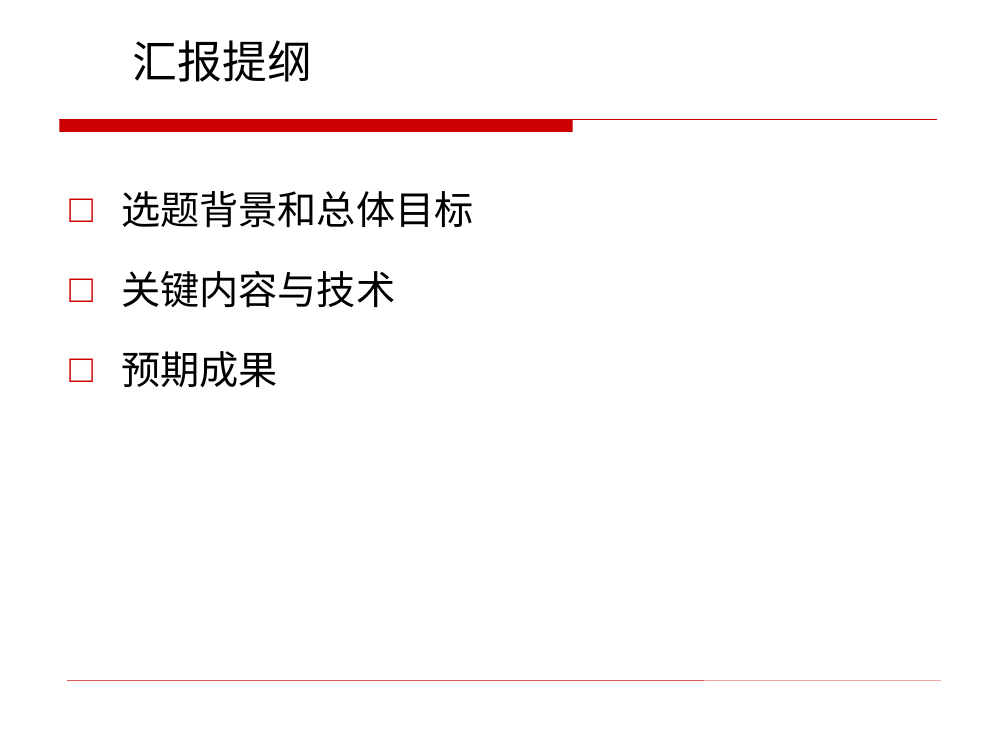
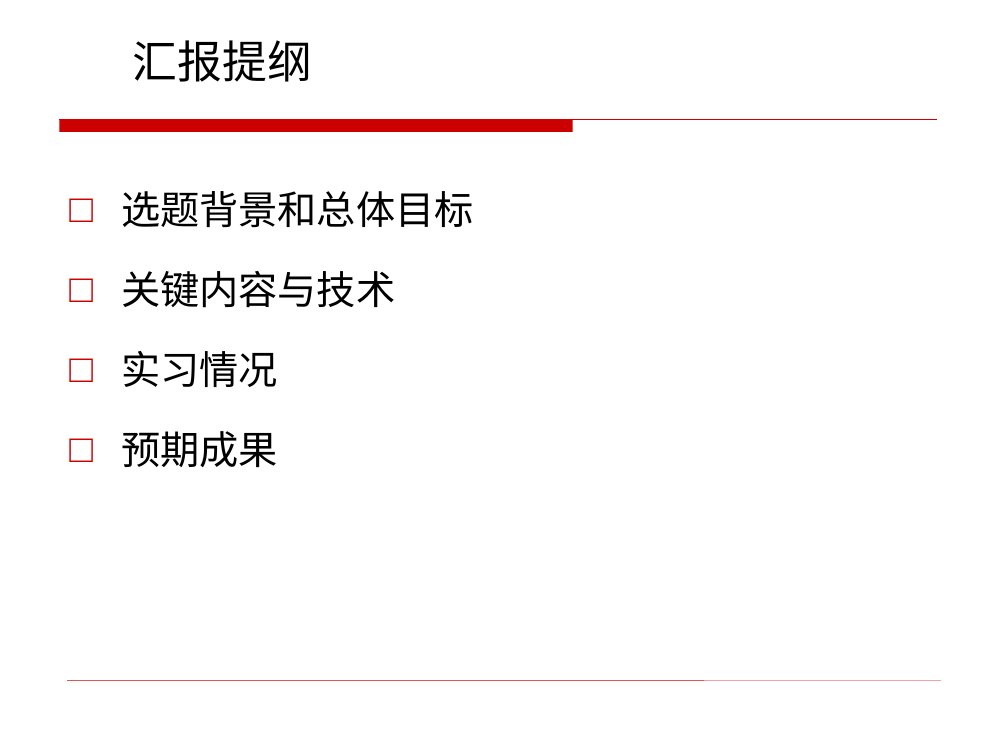
Before and after one commit to bensaku/ikun-home, a slide deck: slide 2 of 毕业设计/2021215239-王珂-软件学院本科毕业设计汇报检查PPT（第1次）.pptx. Drawn at 1008x756 pixels with LibreOffice and Linux fonts; fonts in the diff are those of the drawing; background and template pictures are left out. Boxes give left, top, right and bottom in pixels: in the first picture for what was removed or moved away, otherwise in the second. Text is boxed around its words. In the diff, an @@ line names an element or a change of style, - is before the commit and + after.

```diff
--- a/毕业设计/2021215239-王珂-软件学院本科毕业设计汇报检查PPT（第1次）.pptx
+++ b/毕业设计/2021215239-王珂-软件学院本科毕业设计汇报检查PPT（第1次）.pptx
@@ text at [121,351,278,387]: paragraph added @@
+□ 实习情况
```
Also in this commit, not shown: 5 other slides changed, 3 slides added.
